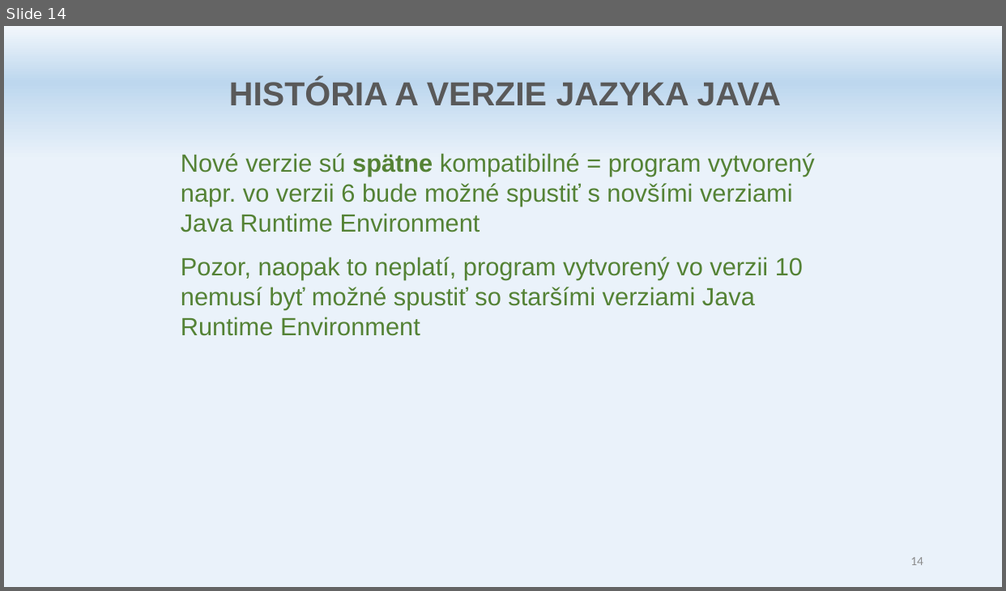
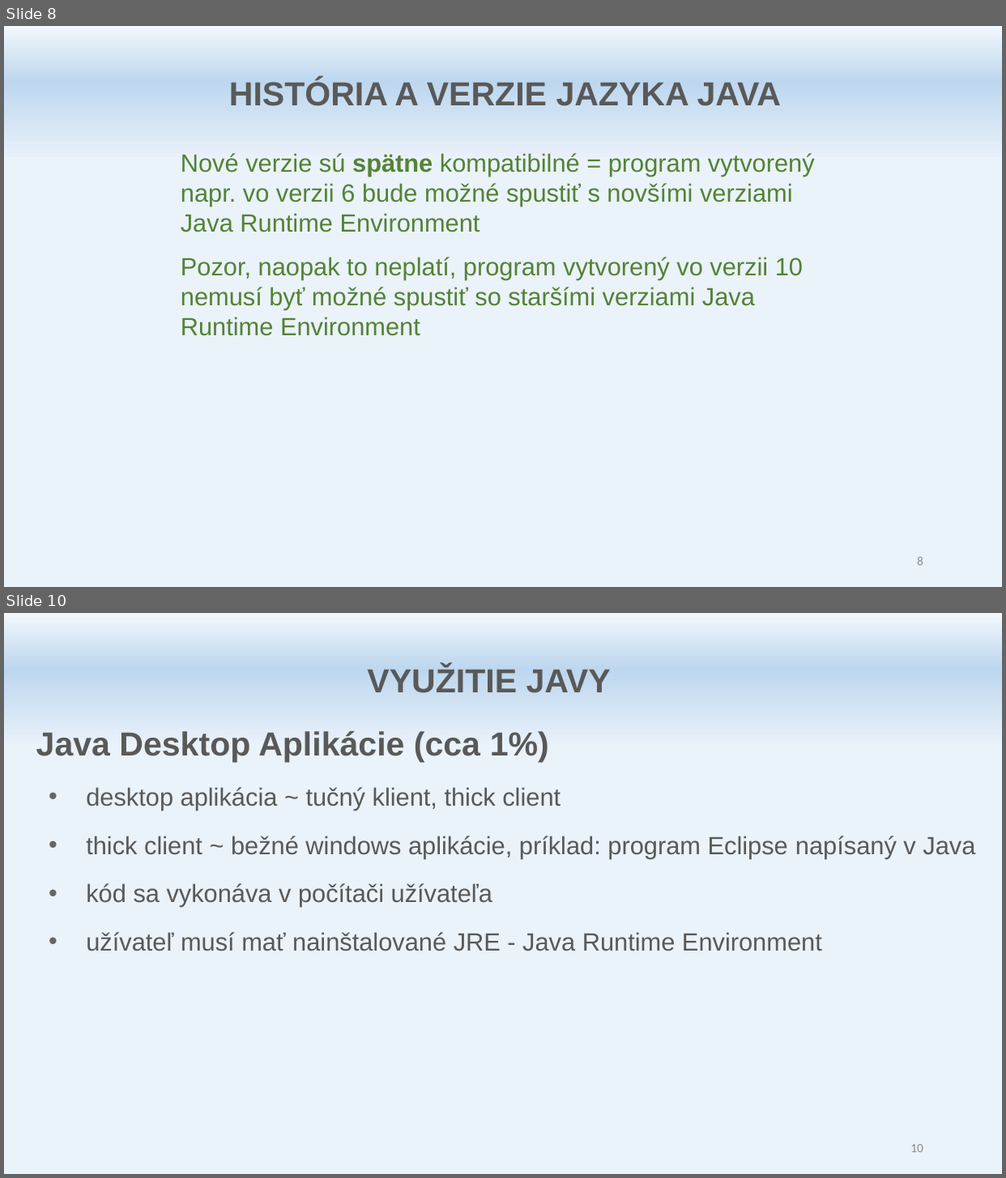
Before and after one commit to marekITLearning/java1, a slide deck: doc/Java ITL A - Uvod.pptx. Shown one above the other, each under a label of ours: slide 14 before the commit, slides 8 and 10 after it; the slides between them are not shown. The pictures are 1006x591 and 1006x1178 pixels, drawn with LibreOffice and Linux fonts; fonts in the diff are those of the drawing. Boxes give left, top, right and bottom in pixels: in the first picture for what was removed or moved away, otherwise in the second. Text is boxed around its words. In the diff, an @@ line names an element or a change of style, - is before the commit and + after.

```diff
--- a/doc/Java ITL A - Uvod.pptx
+++ b/doc/Java ITL A - Uvod.pptx
@@ slide 10 added at [4,613,1002,1174], background gradient #F2F7FC to #BDD7EE to #EAF2FA @@
@@ text added at [367,666,611,693], 24 pt, text #595959, bold @@
+VYUŽITIE JAVY
@@ text added at [36,731,975,952], 18 pt, text #595959 @@
+Java Desktop Aplikácie (cca 1%)
+• desktop aplikácia ~ tučný klient, thick client
+• thick client ~ bežné windows aplikácie, príklad: program Eclipse napísaný v Java
+• kód sa vykonáva v počítači užívateľa
+• užívateľ musí mať nainštalované JRE - Java Runtime Environment
@@ page number added at [910,1144,923,1152], 9 pt, text #8C8C8C @@
+10
@@ what was slide 14 is now slide 8 @@
@@ page number at [917,557,923,565]: text changed @@
-14
+8
```
Also in this commit, not shown: 3 slides changed, 3 other slides added, 8 slides removed, 21 other files.
